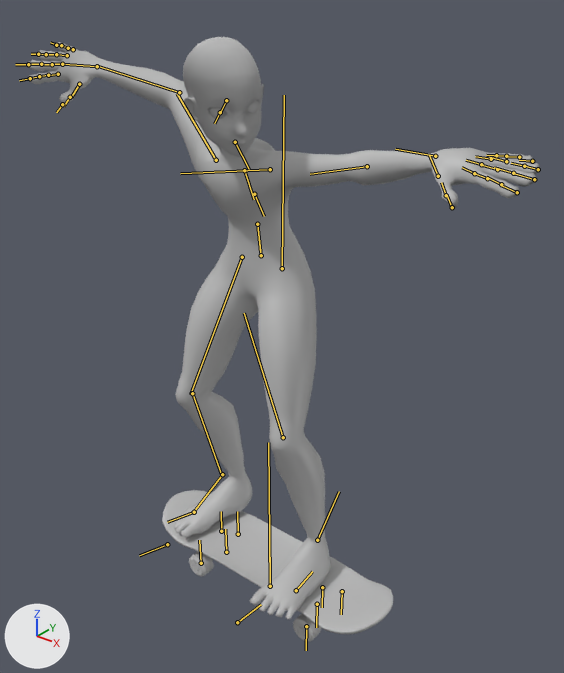
Before and after pictures for a commit that changed the FBX model Assets/Models/Character/Animations/KickflipStepped.fbx.
Before and after are seen from a 50 mm lens placed at (1.31, -1.57, 1.82), pointed at (0.0, 0.06, 0.81). Every picture has the same lights, and +X, +Y and +Z are marked at lower left. Both versions are drawn at frame 16 of the action 'Take 001'; the numbers are the values there. The bones that bend it are drawn over the model as lines.

The first picture shows 'Skater', 'board_geo'.
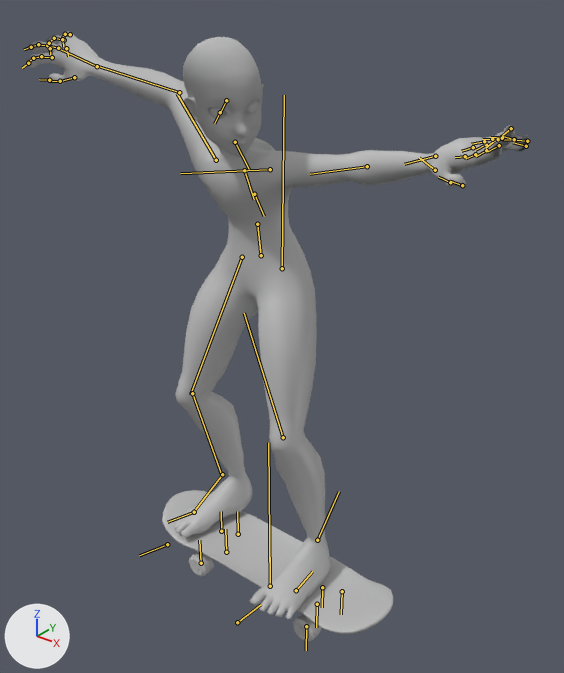
Pixel boxes (x1, y1, x2, y2) of what changed, in the pictures (564 x 673 px):
'Skater', posed: before (28, 37, 539, 619); after (26, 31, 529, 619)
bone 'JNT_Wrist_L', root to tip: before (435, 156) to (395, 149); after (435, 156) to (404, 164)
bone 'JNT_ThumbKnuck01_L', root to tip: before (438, 176) to (429, 155); after (435, 170) to (419, 157)
bone 'JNT_ThumbKnuck02_L', root to tip: before (446, 195) to (441, 182); after (450, 182) to (438, 177)
bone 'JNT_PointerKnuck01_L', root to tip: before (474, 173) to (462, 167); after (465, 156) to (455, 157)
bone 'JNT_PointerKnuck02_L', root to tip: before (487, 178) to (474, 173); after (475, 154) to (466, 158)
bone 'JNT_MIddleKnuck01_L', root to tip: before (481, 164) to (466, 160); after (473, 147) to (461, 151)
bone 'JNT_MIddleKnuck02_L', root to tip: before (497, 169) to (482, 165); after (486, 144) to (475, 150)
bone 'JNT_RingKnuck02_L', root to tip: before (506, 161) to (489, 157); after (498, 139) to (482, 139)
bone 'JNT_RingKnuck03_L', root to tip: before (524, 166) to (511, 163); after (515, 140) to (502, 139)
bone 'JNT_PinkyKnuck01_L', root to tip: before (496, 155) to (486, 155); after (492, 139) to (483, 139)
bone 'JNT_PinkyKnuck02_L', root to tip: before (506, 156) to (494, 155); after (502, 138) to (490, 137)
bone 'JNT_Wrist_R', root to tip: before (97, 66) to (62, 64); after (97, 66) to (59, 49)
bone 'JNT_ThumbKnuck01_R', root to tip: before (79, 84) to (71, 97); after (74, 77) to (61, 81)
bone 'JNT_ThumbKnuck02_R', root to tip: before (70, 97) to (64, 106); after (60, 81) to (50, 81)
bone 'JNT_PointerKnuck01_R', root to tip: before (58, 74) to (49, 75); after (52, 57) to (42, 57)
bone 'JNT_PointerKnuck02_R', root to tip: before (48, 75) to (38, 76); after (41, 56) to (32, 58)
bone 'JNT_PointerKnuck03_R', root to tip: before (39, 76) to (29, 78); after (33, 58) to (27, 63)
bone 'JNT_MIddleKnuck01_R', root to tip: before (62, 64) to (51, 64); after (58, 48) to (47, 45)
bone 'JNT_MIddleKnuck02_R', root to tip: before (52, 64) to (41, 64); after (47, 45) to (38, 45)
bone 'JNT_MIddleKnuck03_R', root to tip: before (41, 64) to (28, 64); after (38, 44) to (30, 47)
bone 'JNT_RingKnuck01_R', root to tip: before (67, 55) to (56, 54); after (64, 40) to (53, 38)
bone 'JNT_RingKnuck02_R', root to tip: before (56, 54) to (46, 54); after (54, 38) to (49, 43)
bone 'JNT_RingKnuck03_R', root to tip: before (46, 54) to (38, 54); after (49, 43) to (49, 48)
bone 'JNT_PinkyKnuck01_R', root to tip: before (73, 49) to (68, 48); after (70, 34) to (65, 34)
bone 'JNT_PinkyKnuck02_R', root to tip: before (68, 48) to (61, 45); after (65, 34) to (62, 39)
bone 'JNT_PinkyKnuck03_R', root to tip: before (61, 45) to (55, 43); after (62, 39) to (64, 48)

The edits, one by one:
Bone 'JNT_Wrist_L' (bone_jnt_wrist_l) turns from (13, -12, 0) to (-5, -12, -11) degrees about its own x, y and z.
Bone 'JNT_ThumbKnuck01_L' (bone_jnt_thumbknuck01_l) turns from (0, 0, 0) to (20, 0, 0) degrees about its own x, y and z.
Bone 'JNT_ThumbKnuck02_L' (bone_jnt_thumbknuck02_l) turns from (0, 0, 0) to (14, 0, 0) degrees about its own x, y and z.
Bone 'JNT_PointerKnuck01_L' (bone_jnt_pointerknuck01_l) turns from (0, 0, 0) to (-7, 0, 0) degrees about its own x, y and z.
Bone 'JNT_PointerKnuck02_L' (bone_jnt_pointerknuck02_l) turns from (0, 0, 0) to (-7, 0, 0) degrees about its own x, y and z.
Bone 'JNT_MIddleKnuck01_L' (bone_jnt_middleknuck01_l) turns from (0, 0, 0) to (-7, 0, 0) degrees about its own x, y and z.
Bone 'JNT_MIddleKnuck02_L' (bone_jnt_middleknuck02_l) turns from (0, 0, 0) to (-7, 0, 0) degrees about its own x, y and z.
Bone 'JNT_RingKnuck02_L' (bone_jnt_ringknuck02_l) turns from (0, 0, 0) to (3, 0, 0) degrees about its own x, y and z.
Bone 'JNT_RingKnuck03_L' (bone_jnt_ringknuck03_l) turns from (0, 0, 0) to (3, 0, 0) degrees about its own x, y and z.
Bone 'JNT_PinkyKnuck01_L' (bone_jnt_pinkyknuck01_l) turns from (0, 0, 0) to (10, 0, 0) degrees about its own x, y and z.
Bone 'JNT_PinkyKnuck02_L' (bone_jnt_pinkyknuck02_l) turns from (0, 0, 0) to (10, 0, 0) degrees about its own x, y and z.
Bone 'JNT_Wrist_R' (bone_jnt_wrist_r) turns from (21, 7, 0) to (-4, 7, 0) degrees about its own x, y and z.
Bone 'JNT_ThumbKnuck01_R' (bone_jnt_thumbknuck01_r) turns from (0, 0, 0) to (16, 0, 0) degrees about its own x, y and z.
Bone 'JNT_ThumbKnuck02_R' (bone_jnt_thumbknuck02_r) turns from (0, 0, 0) to (12, 0, 0) degrees about its own x, y and z.
Bone 'JNT_PointerKnuck01_R' (bone_jnt_pointerknuck01_r) turns from (0, 0, 0) to (15, 0, 0) degrees about its own x, y and z.
Bone 'JNT_PointerKnuck02_R' (bone_jnt_pointerknuck02_r) turns from (0, 0, 0) to (15, 0, 0) degrees about its own x, y and z.
Bone 'JNT_PointerKnuck03_R' (bone_jnt_pointerknuck03_r) turns from (0, 0, 0) to (15, 0, 0) degrees about its own x, y and z.
Bone 'JNT_MIddleKnuck01_R' (bone_jnt_middleknuck01_r) turns from (0, 0, 0) to (15, 0, 0) degrees about its own x, y and z.
Bone 'JNT_MIddleKnuck02_R' (bone_jnt_middleknuck02_r) turns from (0, 0, 0) to (15, 0, 0) degrees about its own x, y and z.
Bone 'JNT_MIddleKnuck03_R' (bone_jnt_middleknuck03_r) turns from (0, 0, 0) to (15, 0, 0) degrees about its own x, y and z.
Bone 'JNT_RingKnuck01_R' (bone_jnt_ringknuck01_r) turns from (0, 0, 0) to (27, 0, 0) degrees about its own x, y and z.
Bone 'JNT_RingKnuck02_R' (bone_jnt_ringknuck02_r) turns from (0, 0, 0) to (27, 0, 0) degrees about its own x, y and z.
Bone 'JNT_RingKnuck03_R' (bone_jnt_ringknuck03_r) turns from (0, 0, 0) to (27, 0, 0) degrees about its own x, y and z.
Bone 'JNT_PinkyKnuck01_R' (bone_jnt_pinkyknuck01_r) turns from (0, 0, 0) to (35, 0, 0) degrees about its own x, y and z.
Bone 'JNT_PinkyKnuck02_R' (bone_jnt_pinkyknuck02_r) turns from (0, 0, 0) to (35, 0, 0) degrees about its own x, y and z.
Bone 'JNT_PinkyKnuck03_R' (bone_jnt_pinkyknuck03_r) turns from (0, 0, 0) to (35, 0, 0) degrees about its own x, y and z.
